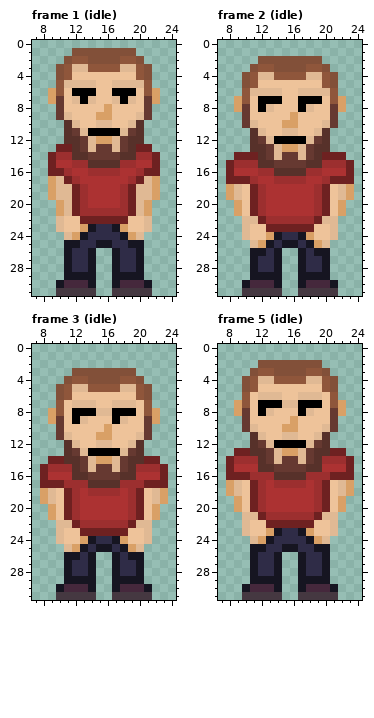
One commit to this pixel-art file: Plosinofka/Content/guy-front.ase. That is the earlier state.
32x32 pixels, 12 frames. Colours within 5 levels of each other are drawn and written as one. Shown: frame 1 (idle): x 7..24, y 0..31; frame 2 (idle): x 7..24, y 0..31; frame 3 (idle): x 7..24, y 0..31; frame 5 (idle): x 7..24, y 0..31. The commit also changed other frames, which this record leaves out.
After the commit:
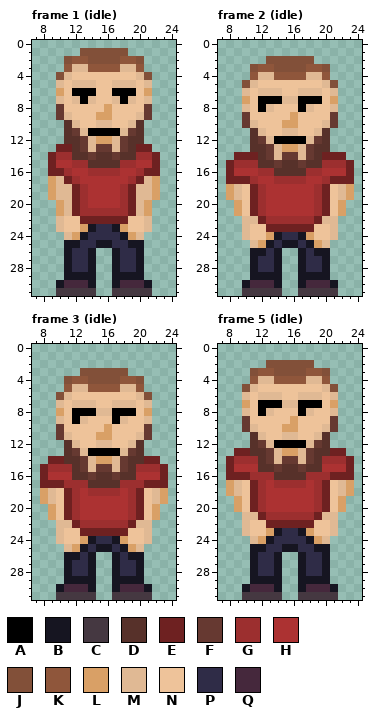
Palette (. is transparent): A #000000  B #161521  C #453841  D #57312a  E #6e2121  F #663931  G #9c2f2f  H #ac3232  J #825039  K #8f563b  L #d9a066  M #e0b994  N #eec39a  P #2f2c47  Q #45283c
Change:
Frame 1 (idle), layer "color":
y 1: x 12 J -> .; x 19 J -> .
y 3: x 10 J -> .; x 21 J -> .
y 4: x 11 K -> M; x 20 K -> M
y 5: x 10..11 KM -> MN; x 20..21 MK -> NM
y 6: x 9..10 LK -> .L; x 21..22 KL -> L.
y 7: x 9..10 LF -> .M; x 21..22 FL -> M.
y 14: x 15..16 FF -> DD
Frame 2 (idle), layer "color":
y 2: x 12 J -> .; x 19 J -> .
y 4: x 10 J -> .; x 21 J -> .
y 5: x 11 K -> M; x 20 K -> M
y 6: x 10..11 KM -> MN; x 20..21 MK -> NM
y 7: x 9..10 LK -> .L; x 15..16 NN -> MM; x 21..22 KL -> L.
y 8: x 9..10 LF -> .M; x 21..22 FL -> M.
y 15: x 15..16 FF -> DD
Frame 3 (idle), layer "color":
y 3: x 12 J -> .; x 19 J -> .
y 5: x 10 J -> .; x 21 J -> .
y 6: x 11 K -> M; x 20 K -> M
y 7: x 10 K -> M; x 21 K -> M
y 8: x 9..10 LK -> .L; x 21..22 KL -> L.
y 9: x 9..10 LF -> .M; x 21..22 FL -> M.
y 16: x 15..16 FF -> DD
Frame 5 (idle), layer "color":
y 2: x 12 J -> .; x 19 J -> .
y 4: x 10 J -> .; x 21 J -> .
y 5: x 11 K -> M; x 20 K -> M
y 6: x 10 K -> M; x 21 K -> M
y 7: x 9..10 LK -> .L; x 21..22 KL -> L.
y 8: x 9..10 LF -> .M; x 21..22 FL -> M.
y 15: x 15..16 FF -> DD
